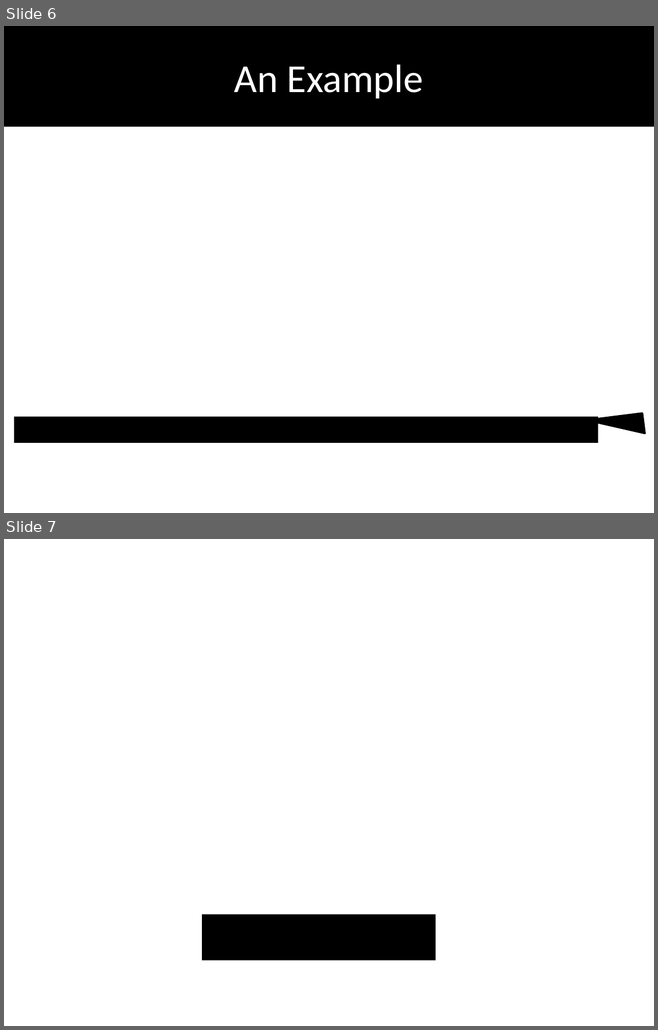
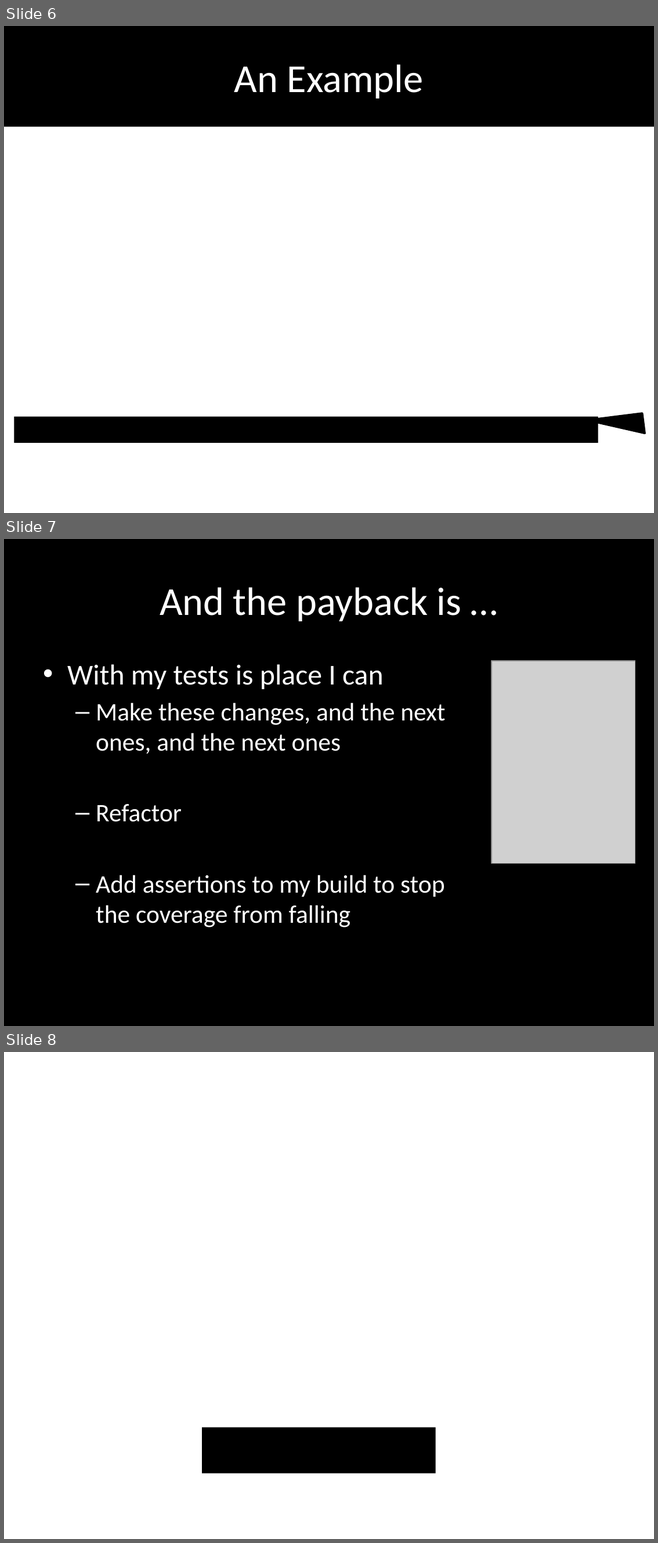
Before and after one commit to tonybaines/retrofitting-tests, a slide deck: presentation/Retrofitting Tests.pptx. Shown one above the other, each under a label of ours: slides 6 and 7 before the commit, slides 6, 7 and 8 after it. The pictures are 658x1030 and 658x1543 pixels, drawn with LibreOffice and Linux fonts; fonts in the diff are those of the drawing; grey boxes stand for pictures; background and template pictures are left out. Boxes give left, top, right and bottom in pixels: in the first picture for what was removed or moved away, otherwise in the second. Text is boxed around its words. In the diff, an @@ line names an element or a change of style, - is before the commit and + after.

```diff
--- a/presentation/Retrofitting Tests.pptx
+++ b/presentation/Retrofitting Tests.pptx
@@ slide 7 added at box(4, 539, 654, 1026), background #000000 @@
@@ title added at box(159, 587, 461, 621), 44 pt, text #FFFFFF @@
+And the payback is …
@@ picture added at box(491, 660, 635, 864) @@
@@ text added at box(67, 664, 445, 928), 28 pt, text #FFFFFF @@
+• With my tests is place I can
+  – Make these changes, and the next ones, and the next ones
+  – Refactor
+  – Add assertions to my build to stop the coverage from falling
@@ what was slide 7 is now slide 8 @@
```
Also in this commit, not shown: 4 slides changed.
